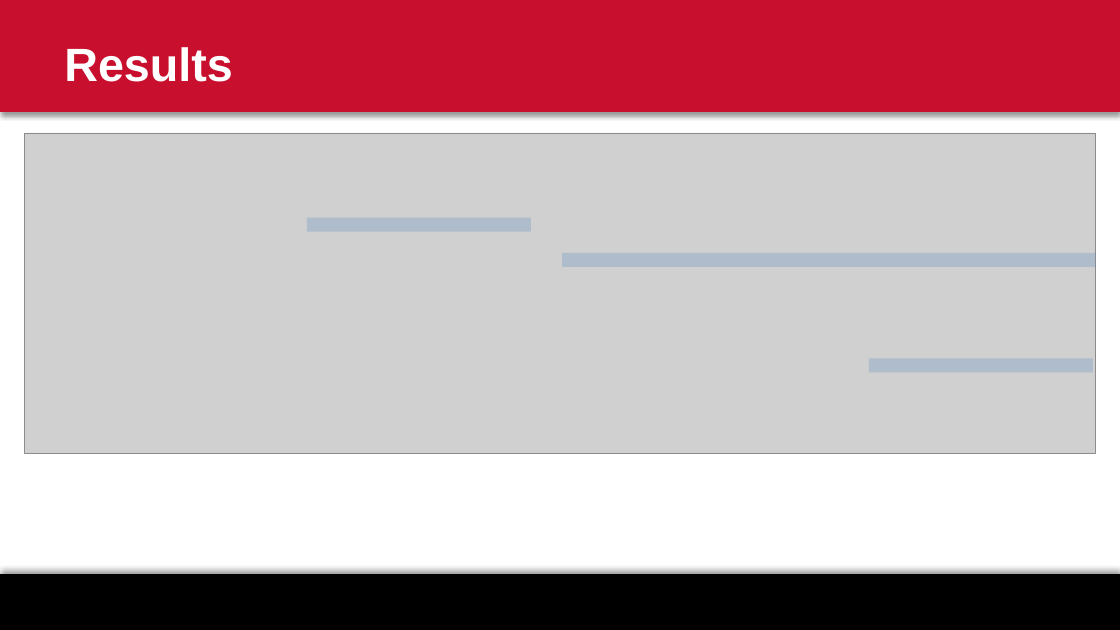
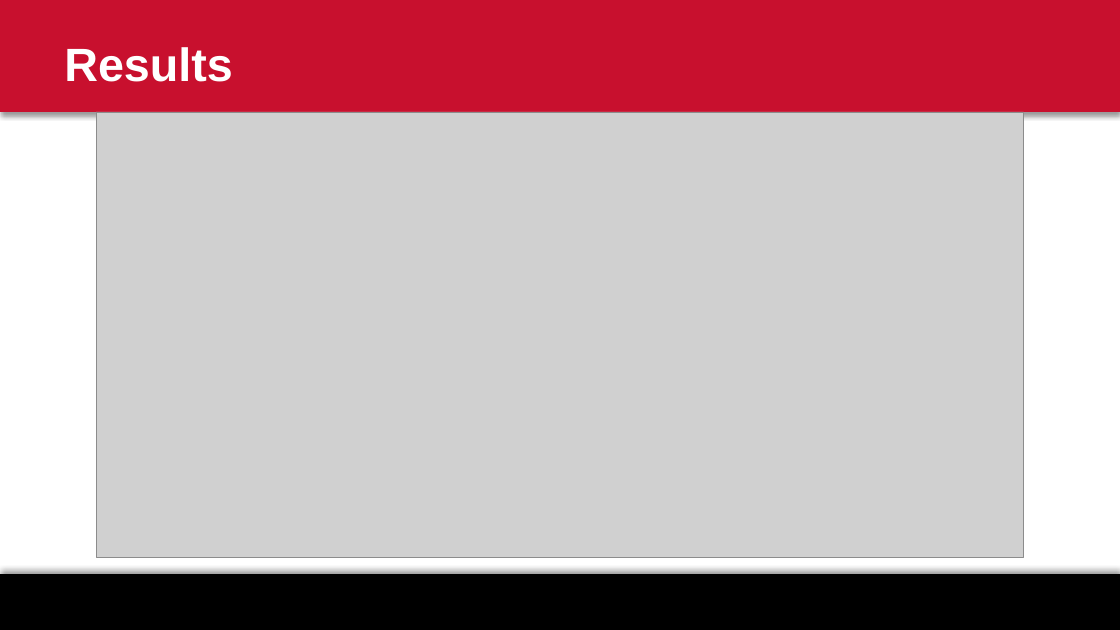
Before and after one commit to jrgroves/PY_Housing_Covid, a slide deck: slide 12 of Paper/MEA Presentation.pptx (slide 9 before the commit). Drawn at 1120x630 pixels with LibreOffice and Linux fonts; fonts in the diff are those of the drawing; grey boxes stand for pictures; background and template pictures are left out. Boxes give left, top, right and bottom in pixels: in the first picture for what was removed or moved away, otherwise in the second. Text is boxed around its words. In the diff, an @@ line names an element or a change of style, - is before the commit and + after.

Commit message:
MEA Presentation

```diff
--- a/Paper/MEA Presentation.pptx
+++ b/Paper/MEA Presentation.pptx
@@ picture: place and size @@
-picture at box(24, 133, 1096, 453)
+picture at box(97, 112, 1024, 557)
@@ rectangle removed at box(307, 218, 531, 232) @@
@@ rectangle removed at box(562, 253, 1096, 267) @@
@@ rectangle removed at box(869, 359, 1093, 373) @@
```
Also in this commit, not shown: 1 other slide changed, 8 slides added, 5 other files.
